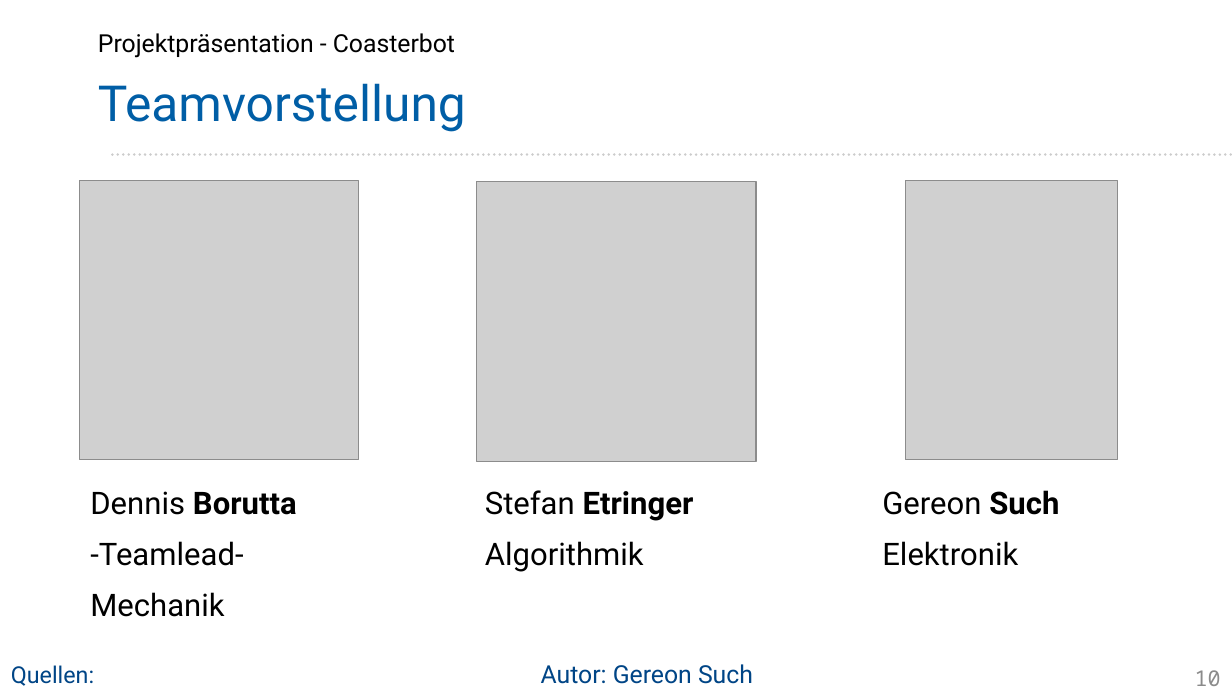
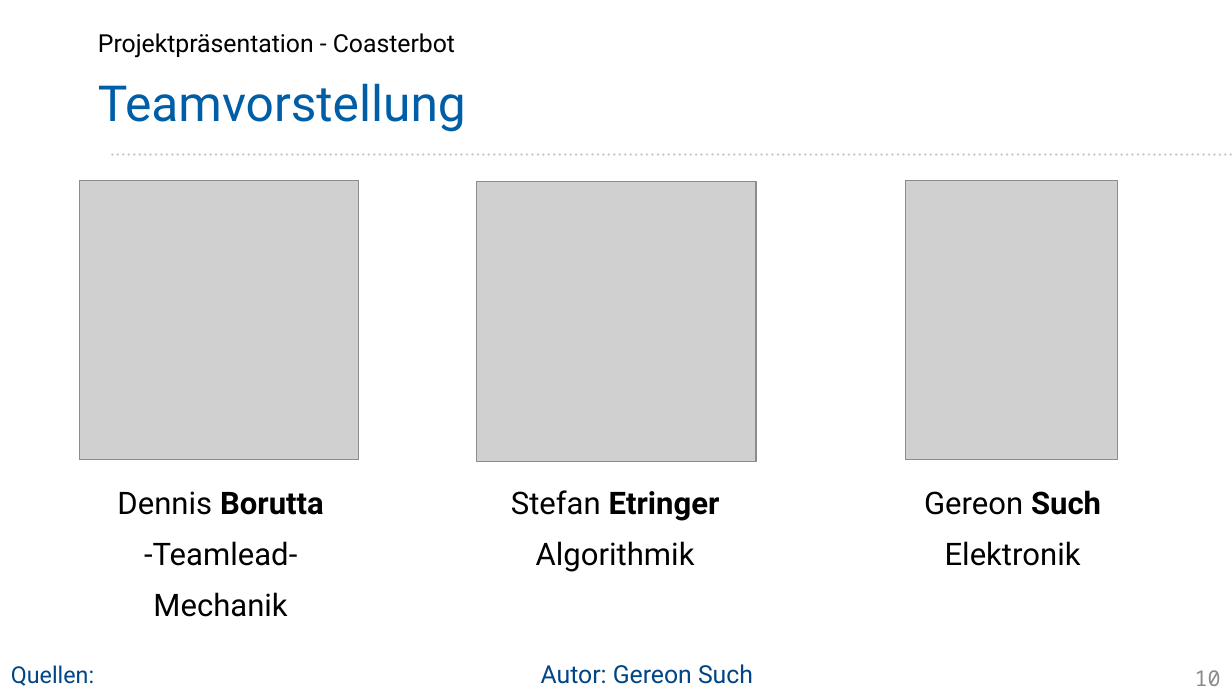
Before and after one commit to Project-CoasterBot/coasterbot, a slide deck: slide 10 of M6_Projekträsentation/gs_Projektpräsentation_Coasterbot.odp. Drawn at 1232x693 pixels with LibreOffice and Linux fonts; fonts in the diff are those of the drawing; grey boxes stand for pictures; background and template pictures are left out. Boxes give left, top, right and bottom in pixels: in the first picture for what was removed or moved away, otherwise in the second. Text is boxed around its words. In the diff, an @@ line names an element or a change of style, - is before the commit and + after.

```diff
--- a/M6_Projekträsentation/gs_Projektpräsentation_Coasterbot.odp
+++ b/M6_Projekträsentation/gs_Projektpräsentation_Coasterbot.odp
@@ alignment left to centre in 3 elements at (117,491,324,617), (511,490,720,572), (924,490,1101,566) @@
```
Also in this commit, not shown: 1 other slide changed.
